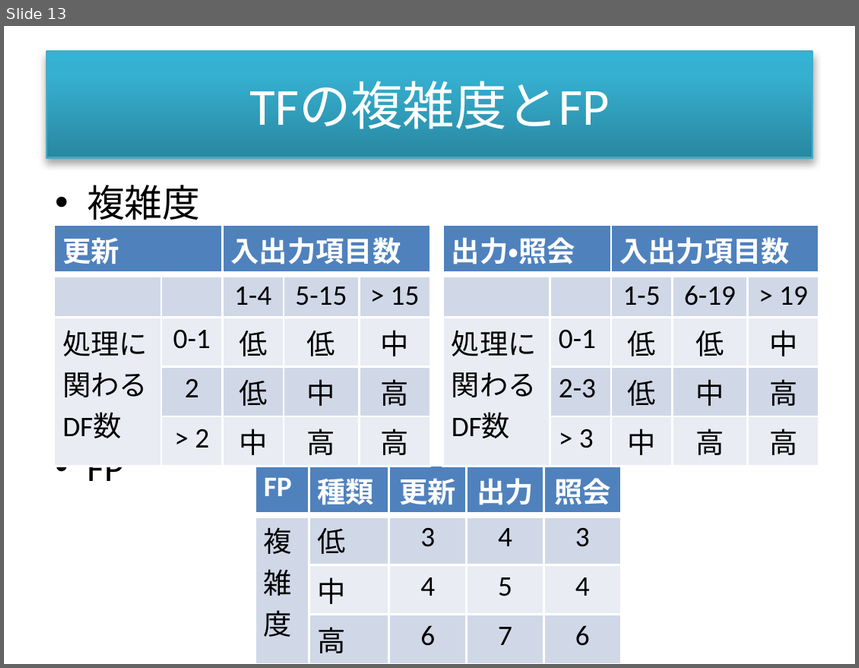
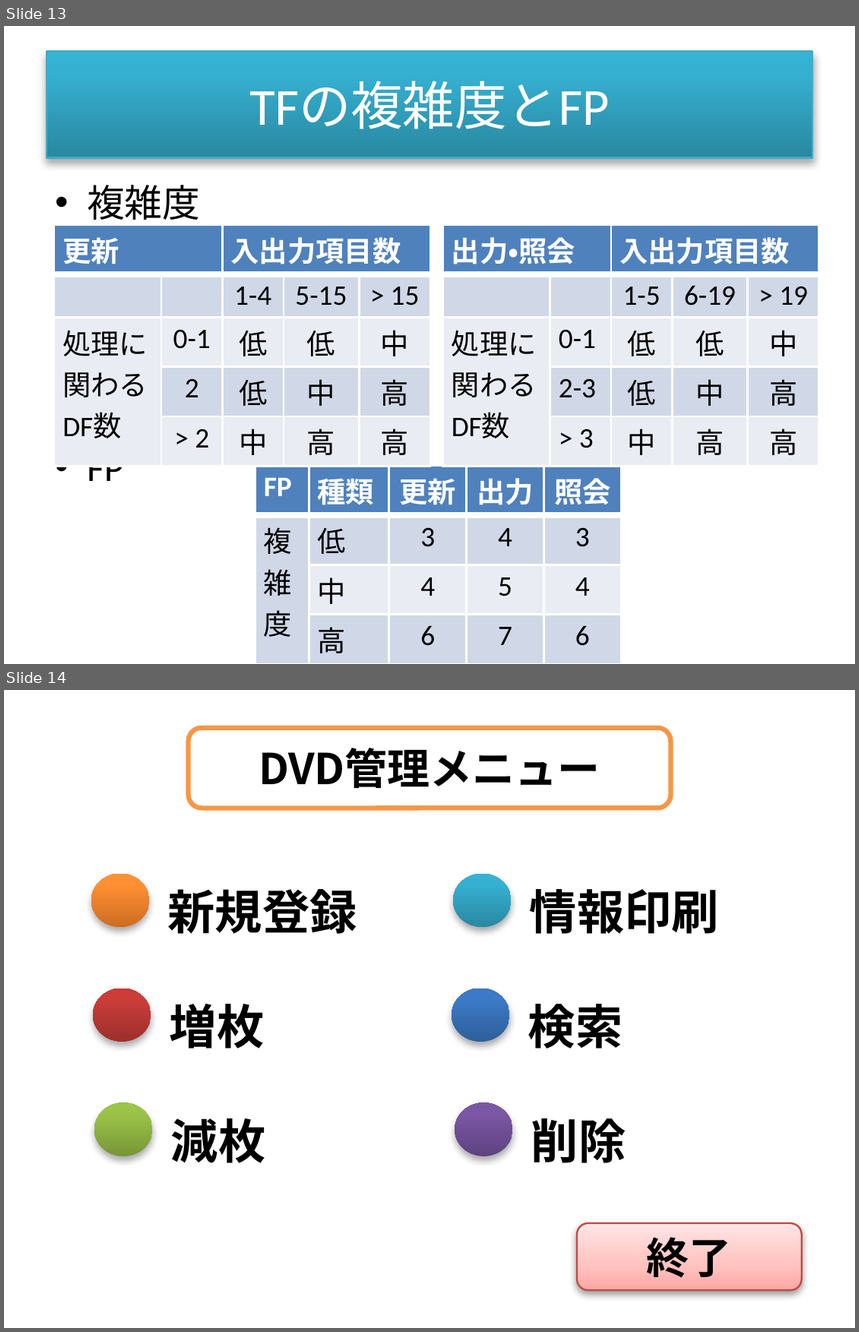
Before and after one commit to yamogeyamoge/Ftool, a slide deck: 教育ツール画像.pptx. Shown one above the other, each under a label of ours: slide 13 before the commit, slides 13 and 14 after it. The pictures are 859x668 and 859x1332 pixels, drawn with LibreOffice and Linux fonts; fonts in the diff are those of the drawing. Boxes give left, top, right and bottom in pixels: in the first picture for what was removed or moved away, otherwise in the second. Text is boxed around its words. In the diff, an @@ line names an element or a change of style, - is before the commit and + after.

```diff
--- a/教育ツール画像.pptx
+++ b/教育ツール画像.pptx
@@ slide 14 added at (4,690,855,1328), background #FFFFFF @@
@@ rounded rectangle added at (188,727,670,808), fill #FFFFFF, outline #F79646 2 pt, 18 pt, text #000000, bold @@
+DVD管理メニュー
@@ rectangle added at (77,860,413,940), outline #FFFFFF 2 pt @@
@@ rectangle added at (439,860,775,940), outline #FFFFFF 2 pt @@
@@ ellipse added at (91,874,148,926), fill gradient #CC6E20 to #FF9034 to #FF9136 @@
@@ text added at (168,889,357,934), 20 pt, text #000000, bold @@
+新規登録
@@ ellipse added at (453,874,512,926), fill gradient #2A88A2 to #37B1D2 to #34B4D6 @@
@@ text added at (530,889,719,934), 20 pt, text #000000, bold @@
+情報印刷
@@ rectangle added at (79,974,414,1054), outline #FFFFFF 2 pt @@
@@ rectangle added at (438,974,773,1054), outline #FFFFFF 2 pt @@
@@ ellipse added at (92,988,151,1040), fill gradient #9C2F2D to #CB3E3A to #CE3B37 @@
@@ text added at (170,1004,265,1049), 20 pt, text #000000, bold @@
+増枚
@@ ellipse added at (452,988,509,1040), fill gradient #2F5F99 to #3D7CC7 to #3A7CCB @@
@@ text added at (528,1004,623,1049), 20 pt, text #000000, bold @@
+検索
@@ rectangle added at (81,1090,416,1170), outline #FFFFFF 2 pt @@
@@ rectangle added at (442,1090,777,1170), outline #FFFFFF 2 pt @@
@@ ellipse added at (94,1103,152,1157), fill gradient #779737 to #9BC348 to #9DC746 @@
@@ text added at (171,1119,266,1163), 20 pt, text #000000, bold @@
+減枚
@@ ellipse added at (455,1103,513,1157), fill gradient #5F4480 to #7B58A6 to #7C57A8 @@
@@ text added at (531,1119,626,1163), 20 pt, text #000000, bold @@
+削除
@@ rounded rectangle added at (578,1224,803,1291), fill gradient #FFA6A5 to #FFC0BF to #FFE7E7, outline #BF4C48 0.75 pt, 18 pt, text #000000, bold @@
+終了
```
Also in this commit, not shown: 6 other slides added, 15 other files.
